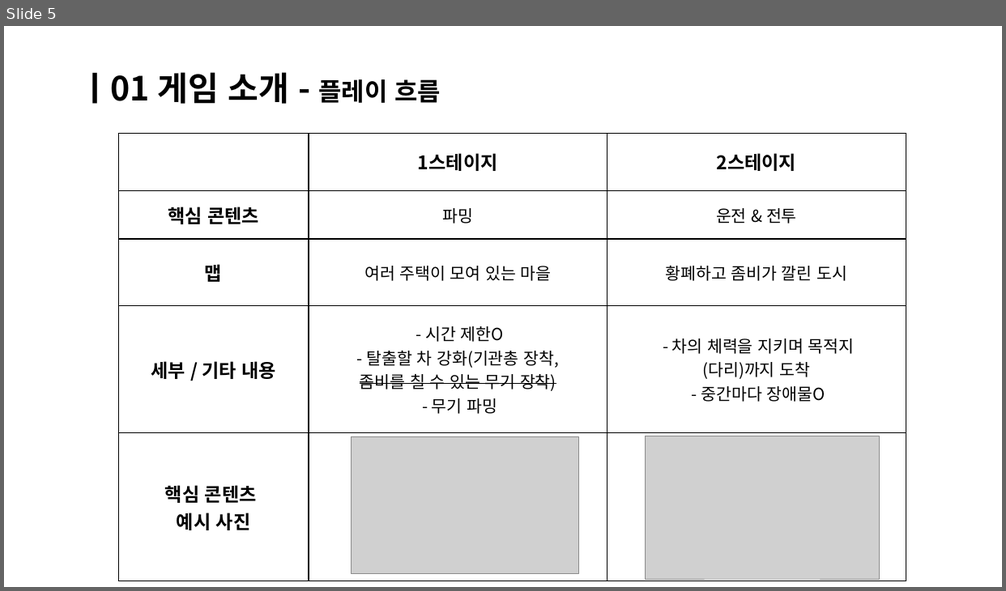
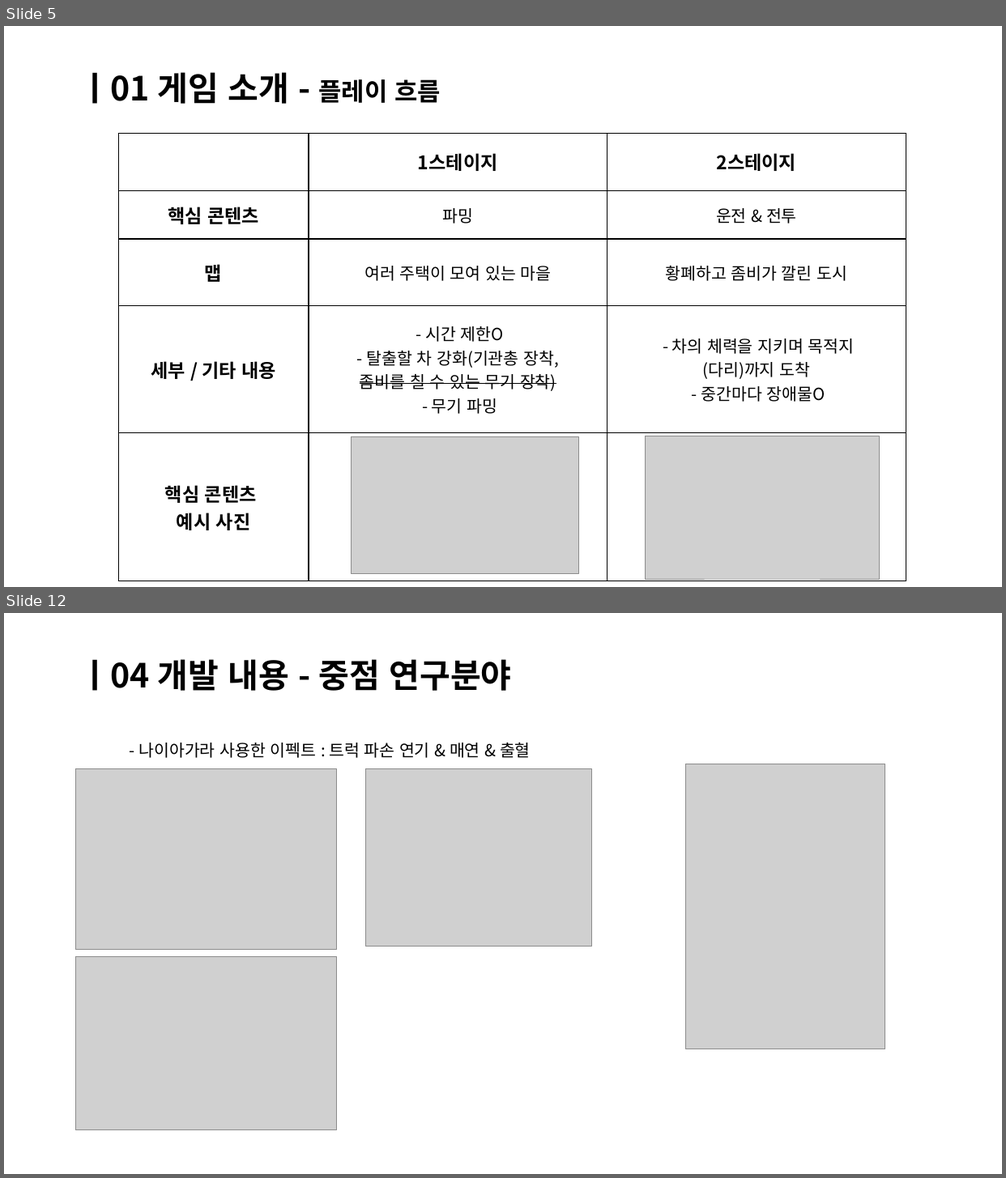
Before and after one commit to Bae-JuHwan/Meeting_Minutes, a slide deck: 제출용/감염_죽음의 도시_중간발표.pptx. Shown one above the other, each under a label of ours: slide 5 before the commit, slides 5 and 12 after it; the slides between them are not shown. The pictures are 1006x591 and 1006x1178 pixels, drawn with LibreOffice and Linux fonts; fonts in the diff are those of the drawing; grey boxes stand for pictures. Boxes give left, top, right and bottom in pixels: in the first picture for what was removed or moved away, otherwise in the second. Text is boxed around its words. In the diff, an @@ line names an element or a change of style, - is before the commit and + after.

Commit message:
서버 내용 추가

```diff
--- a/제출용/감염_죽음의 도시_중간발표.pptx
+++ b/제출용/감염_죽음의 도시_중간발표.pptx
@@ slide 12 added at [4,613,1002,1174], background #FFFFFF @@
@@ text added at [80,659,512,691], 32 pt, text #000000, bold @@
+ㅣ04 개발 내용 - 중점 연구분야
@@ title added at [139,742,530,758], 16 pt, text #000000 @@
+- 나이아가라 사용한 이펙트 : 트럭 파손 연기 & 매연 & 출혈
@@ picture added at [76,769,337,950] @@
@@ picture added at [366,769,592,946] @@
@@ picture added at [686,764,886,1050] @@
@@ picture added at [76,957,337,1131] @@
```
Also in this commit, not shown: 3 slides changed, 8 other slides added, 4 slides removed, 2 other files.
